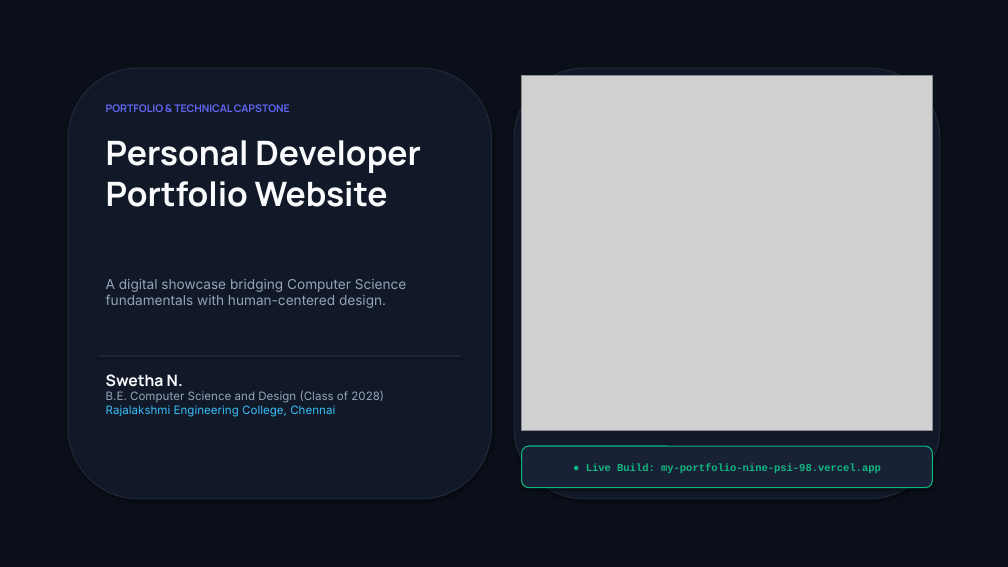
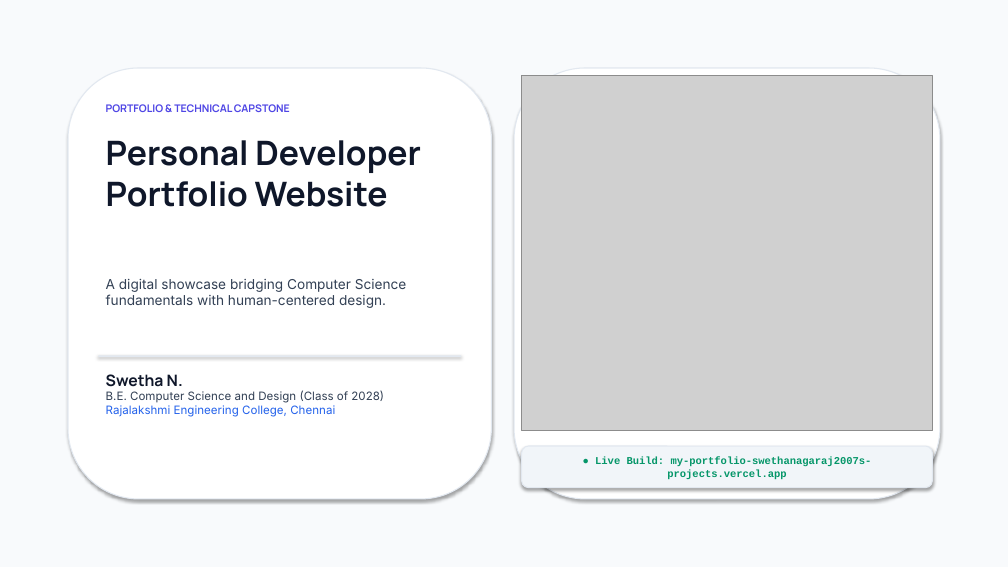
Before and after one commit to swethanagaraj2007/my_portfolio, a slide deck: slide 1 of presentation/Swetha_Portfolio_Presentation.pptx. Drawn at 1008x567 pixels with LibreOffice and Linux fonts; fonts in the diff are those of the drawing; grey boxes stand for pictures. Boxes give left, top, right and bottom in pixels: in the first picture for what was removed or moved away, otherwise in the second. Text is boxed around its words. In the diff, an @@ line names an element or a change of style, - is before the commit and + after.

Commit message:
Update presentation theme to Architectural Studio Light keynote style with high-contrast typography

```diff
--- a/presentation/Swetha_Portfolio_Presentation.pptx
+++ b/presentation/Swetha_Portfolio_Presentation.pptx
@@ rectangle at (0, 0, 1008, 567): fill #0B0F19 to #F8FAFC @@
@@ rounded rectangle at (68, 68, 492, 499): fill #111827 to #FFFFFF; outline #1F2937 1 pt to #E2E8F0 1 pt @@
@@ rounded rectangle at (514, 68, 940, 499): fill #111827 to #FFFFFF; outline #1F2937 1 pt to #E2E8F0 1 pt @@
@@ text "PORTFOLIO & TECHNICAL CAPSTONE" at (106, 104, 290, 112): text colour #6366F1 to #4F46E5 @@
@@ text "Personal Developer Portfolio Website" at (106, 140, 421, 207): text colour #F8FAFC to #0F172A @@
@@ text "A digital showcase bridging Computer ..." at (106, 279, 407, 308): text colour #94A3B8 to #334155 @@
@@ rectangle at (98, 355, 461, 357): fill #1F2937 to #E2E8F0 @@
@@ text "Swetha N." at (106, 374, 384, 417): text colour #F8FAFC to #0F172A in "Swetha N."; text colour #94A3B8 to #334155 in "B.E. Computer Science and Design (Class of ..."; text colour #38BDF8 to #2563EB in "Rajalakshmi Engineering College, Chennai" @@
@@ rounded rectangle "● Live Build: my-portfolio-swethanagaraj2007s-projects.verce ..." at (522, 446, 932, 488): fill #182135 to #F1F5F9; outline #10B981 1 pt to #E2E8F0 1 pt @@
@@ text in rounded rectangle at (595, 457, 872, 480): text changed; text colour #10B981 to #059669 @@
-● Live Build: my-portfolio-nine-psi-98.vercel.app
+● Live Build: my-portfolio-swethanagaraj2007s-projects.vercel.app
```
Also in this commit, not shown: 5 other slides changed, 5 other files.
